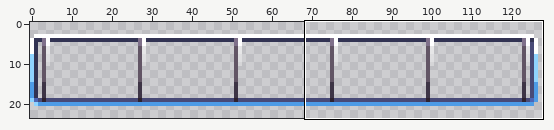
Pixel-art file, stored at games/Phaser-Snake-Game/public/assets/sprites/boostMeter.aseprite. Above: a wide view before the commit, with the close-up outlined.
Close-up. First the earlier version:
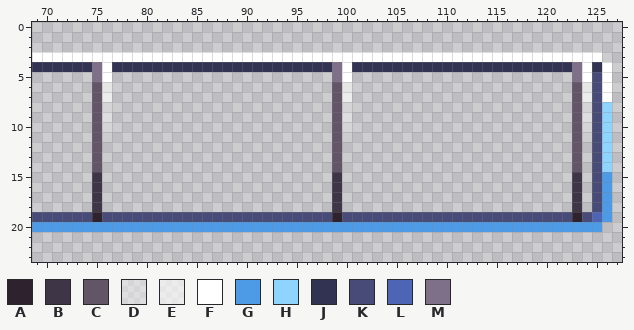
128x24 pixels, 1 frame. Shown: x 69..127, y 0..23.
Palette (. is transparent): A #2e222f  B #3e3546  C #625565  D #ffffff59  E #ffffff9c  F #ffffff  G #4d9be6  H #8fd3ff  J #323353  K #484a77  L #4d65b4  M #7f708a
Pixels before, first column x 69:
 3 FFFFFFFFFFFFFFFFFFFFFFFFFFFFFFFFFFFFFFFFFFFFFFFFFFFFFFFFF.
 4 JJJJJJMFJJJJJJJJJJJJJJJJJJJJJJMFJJJJJJJJJJJJJJJJJJJJJJMFJF
 5 ......MF......................MF......................MFKF
 6 ......CE......................CE......................CEKF
 7 ......CE......................CE......................CEKF
 8 ......CD......................CD......................CDKH
 9 ......CD......................CD......................CDKH
10 ......CD......................CD......................CDKH
11 ......C.......................C.......................C.KH
12 ......C.......................C.......................C.KH
13 ......C.......................C.......................C.KH
14 ......C.......................C.......................C.KH
15 ......B.......................B.......................B.KG
16 ......B.......................B.......................B.KG
17 ......B.......................B.......................B.KG
18 ......B.......................B.......................B.KG
19 KKKKKKAKKKKKKKKKKKKKKKKKKKKKKKAKKKKKKKKKKKKKKKKKKKKKKKAKLG
20 GGGGGGGGGGGGGGGGGGGGGGGGGGGGGGGGGGGGGGGGGGGGGGGGGGGGGGGGG.
And afterwards:
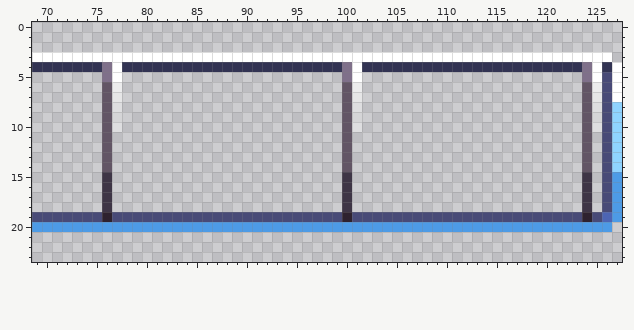
Edits made:
Layer "Frame":
y 3: x 126 . -> F
y 4: x 75..77 MFJ -> JMF; x 99..101 MFJ -> JMF; x 123..127 MFJF. -> JMFJF
y 5: x 75..77 MF. -> .MF; x 99..101 MF. -> .MF; x 123..127 MFKF. -> .MFKF
y 6..7: x 75..77 CE. -> .CE; x 99..101 CE. -> .CE; x 123..127 CEKF. -> .CEKF
y 8..10: x 75..77 CD. -> .CD; x 99..101 CD. -> .CD; x 123..127 CDKH. -> .CDKH
y 11..14: x 75..76 C. -> .C; x 99..100 C. -> .C; x 123..127 C.KH. -> .C.KH
y 15..18: x 75..76 B. -> .B; x 99..100 B. -> .B; x 123..127 B.KG. -> .B.KG
y 19: x 75..76 AK -> KA; x 99..100 AK -> KA; x 123..127 AKLG. -> KAKLG
y 20: x 126 . -> G
